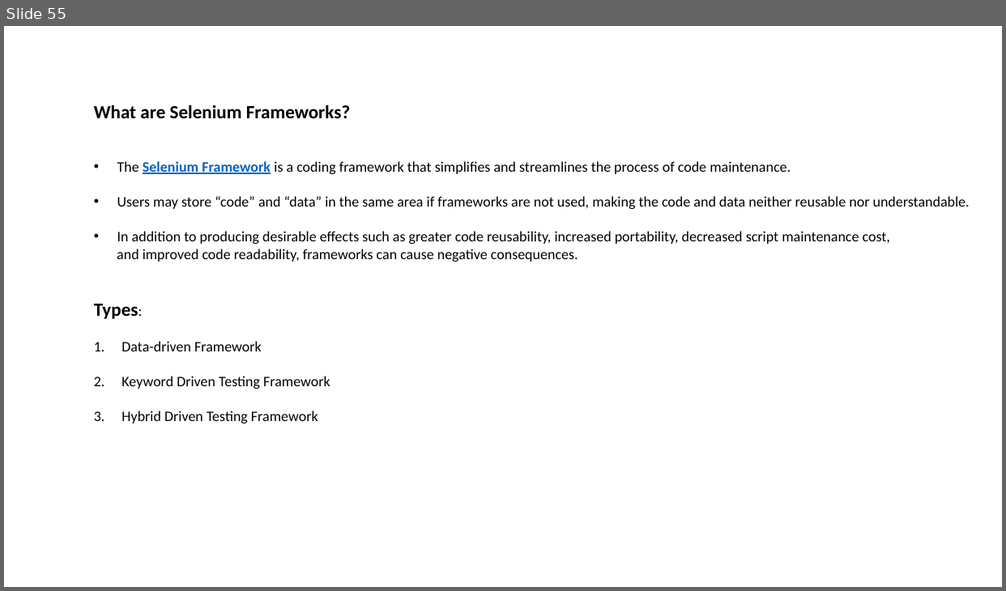
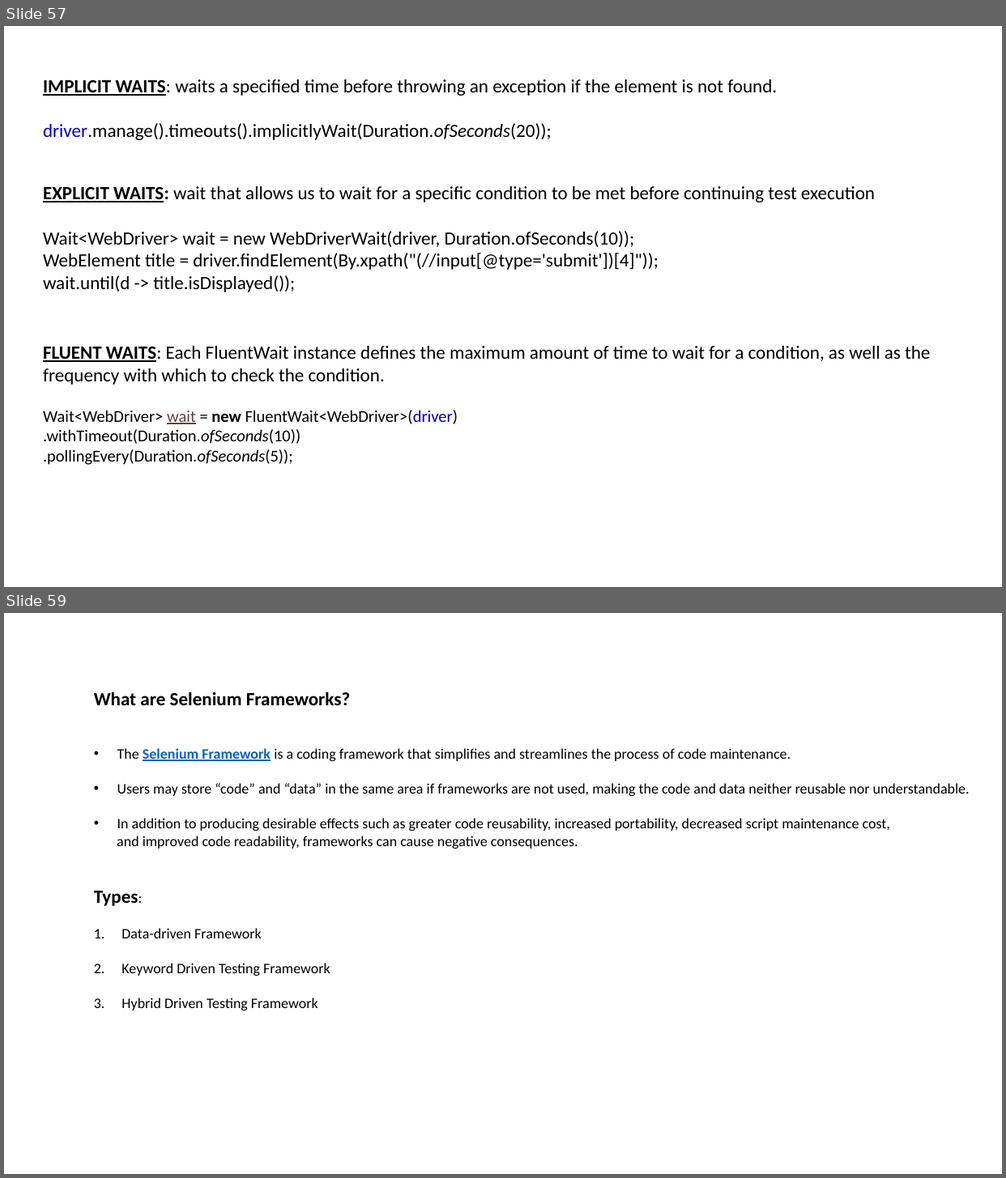
Before and after one commit to SoorajSundar1505/seleniumTraining, a slide deck: Selenium.pptx. Shown one above the other, each under a label of ours: slide 55 before the commit, slides 57 and 59 after it; the slides between them are not shown. The pictures are 1006x591 and 1006x1178 pixels, drawn with LibreOffice and Linux fonts; fonts in the diff are those of the drawing. Boxes give left, top, right and bottom in pixels: in the first picture for what was removed or moved away, otherwise in the second. Text is boxed around its words. In the diff, an @@ line names an element or a change of style, - is before the commit and + after.

```diff
--- a/Selenium.pptx
+++ b/Selenium.pptx
@@ slide 57 added at box(4, 26, 1002, 587), background #FFFFFF @@
@@ text added at box(43, 79, 777, 140), 18 pt, text #000000 @@
+IMPLICIT WAITS: waits a specified time before throwing an exception if the element is not found.
+driver.manage().timeouts().implicitlyWait(Duration.ofSeconds(20));
@@ text added at box(43, 186, 875, 292), 18 pt, text #000000 @@
+EXPLICIT WAITS: wait that allows us to wait for a specific condition to be met before continuing test execution
+Wait<WebDriver> wait = new WebDriverWait(driver, Duration.ofSeconds(10));
+WebElement title = driver.findElement(By.xpath("(//input[@type='submit'])[4]"));
+wait.until(d -> title.isDisplayed());
@@ text added at box(43, 346, 930, 465), 18 pt, text #000000 @@
+FLUENT WAITS: Each FluentWait instance defines the maximum amount of time to wait for a condition, as well as the frequency with which to check the condition.
+Wait<WebDriver> wait = new FluentWait<WebDriver>(driver)
+.withTimeout(Duration.ofSeconds(10))
+.pollingEvery(Duration.ofSeconds(5));
@@ what was slide 55 is now slide 59 @@
```
Also in this commit, not shown: 3 other slides added.
